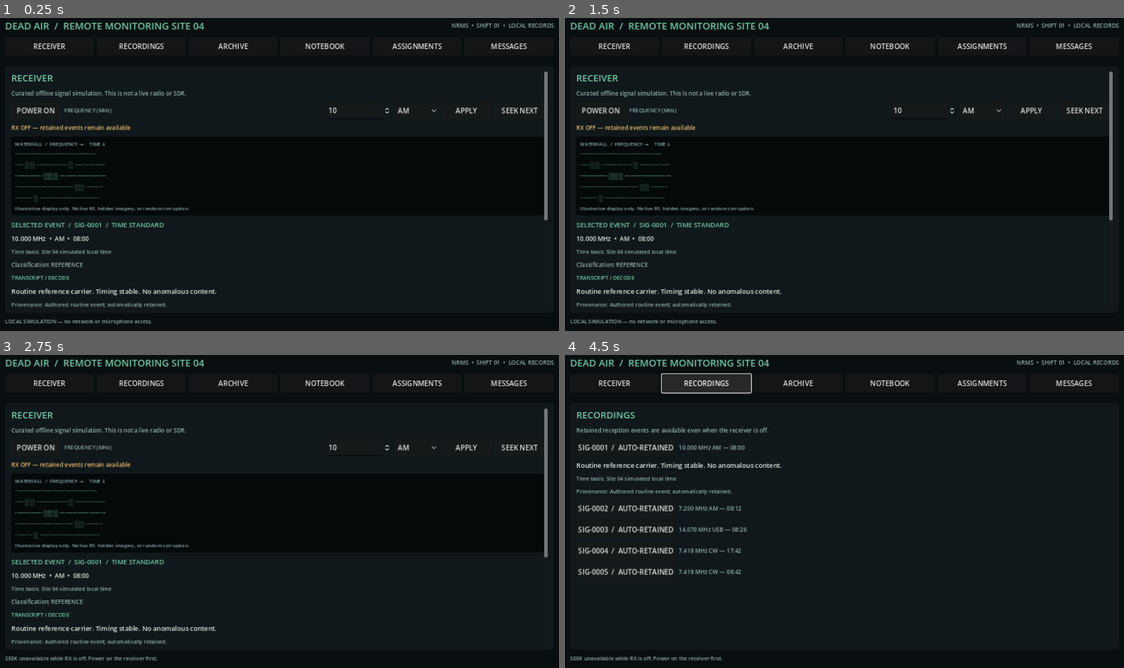
Above: before the commit, frames 1-4 (two rows, left to right).
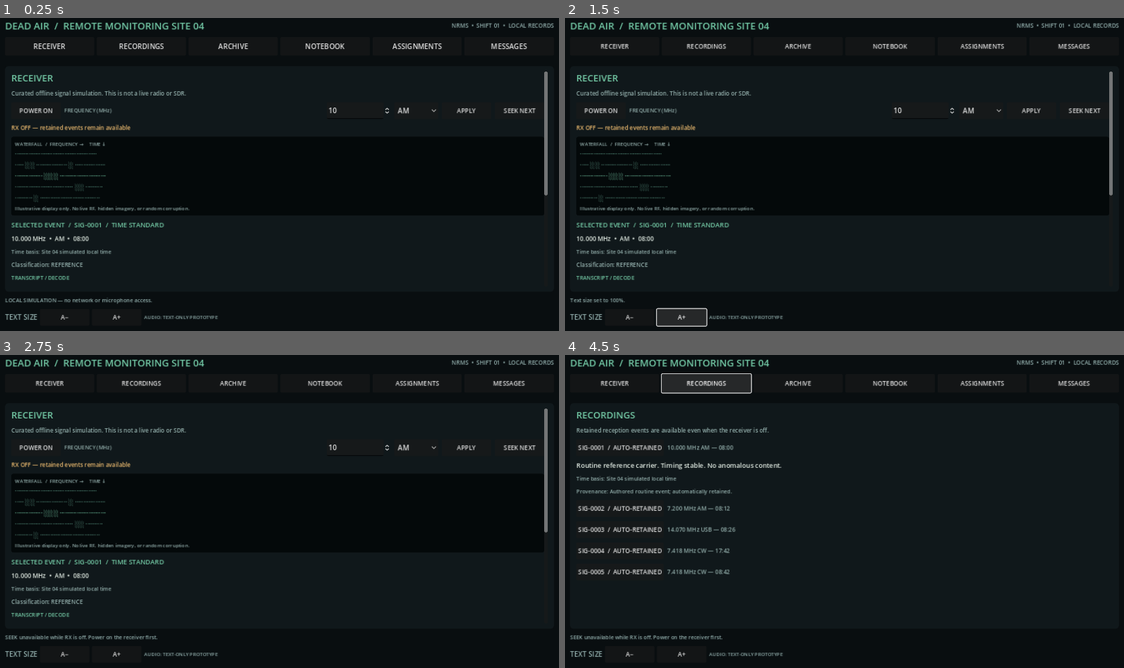
Above: after the commit, the same moments.

Repository: nuentoter/dead-air
Game: Godot game, scene res://scenes/main.tscn
Same seed, same stepped clock (60 frames per second), same inputs: the game is played once before the commit and once after it.
Inputs (mouse positions are in pixels of both pictures, inside the frame that each line leads up to):
- Up to frame 1 (0.25 s): no input
- Up to frame 2 (1.5 s): click (632, 318) at 0.5 s, where only the run after the commit has a clickable "A−"; click (682, 318) at 1.25 s, where only the run after the commit has a clickable "A+"
- Up to frame 3 (2.75 s): click "SEEK NEXT" at 2 s
- Up to frame 4 (4.5 s): click "SEEK NEXT" at 2.75 s; click "RECEIVER" at 3.5 s; click "RECORDINGS" at 4.25 s

The runs differ from the first frame. In frame 1, 1.5% of the frame differs, in the area x 0-98%, y 28-99%; in frame 2, 2.3%; in frame 3, 2.1%; in frame 4, 3.0%, in the area x 0-95%, y 8-98%.

Commit message:
Add persistent text-size accessibility controls

Diff:
--- a/scripts/main.gd
+++ b/scripts/main.gd
@@ -16,6 +16,7 @@
 var root_column: VBoxContainer
 var body: VBoxContainer
 var status_label: Label
+var text_scale_label: Label
 var selected_document_id := ""
 var selected_assignment_id := "A-001"
 var archive_query := ""
@@ -120,6 +121,17 @@
 	status_label.add_theme_font_size_override("font_size", 12)
 	status_label.autowrap_mode = TextServer.AUTOWRAP_WORD_SMART
 	root_column.add_child(status_label)
+
+	var settings_row := HBoxContainer.new()
+	settings_row.add_theme_constant_override("separation", 6)
+	root_column.add_child(settings_row)
+	text_scale_label = Label.new()
+	text_scale_label.text = "TEXT SIZE"
+	text_scale_label.add_theme_color_override("font_color", MUTED)
+	settings_row.add_child(text_scale_label)
+	_button("A−", _decrease_text_size, settings_row)
+	_button("A+", _increase_text_size, settings_row)
+	_add_text("AUDIO: TEXT-ONLY PROTOTYPE", 11, MUTED, settings_row)
 
 func _refresh() -> void:
 	if body == null:
@@ -145,6 +157,31 @@
 			_draw_receiver()
 	status_label.text = status_message
 
+func _text_scale() -> float:
+	if game == null:
+		return 1.0
+	var settings: Dictionary = game.data.get("settings", {})
+	return clampf(float(settings.get("text_scale", 1.0)), 0.85, 1.35)
+
+func _decrease_text_size() -> void:
+	_change_text_scale(-0.1)
+
+func _increase_text_size() -> void:
+	_change_text_scale(0.1)
+
+func _change_text_scale(delta: float) -> void:
+	var settings: Dictionary = game.data.get("settings", {})
+	settings["text_scale"] = clampf(_text_scale() + delta, 0.85, 1.35)
+	game.data["settings"] = settings
+	game.save_game()
+	for child in root_column.get_children():
+		if child is HBoxContainer:
+			for control in child.get_children():
+				if control is Button:
+					control.add_theme_font_size_override("font_size", int(round(14.0 * _text_scale())))
+	status_message = "Text size set to %d%%." % int(round(_text_scale() * 100.0))
+	_refresh()
+
 func _on_nav_pressed(section: String) -> void:
 	game.data["current_section"] = section
 	game.save_game()
@@ -153,7 +190,7 @@
 func _heading(title: String, subtitle: String = "") -> void:
 	var title_label := Label.new()
 	title_label.text = title
-	title_label.add_theme_font_size_override("font_size", 21)
+	title_label.add_theme_font_size_override("font_size", int(round(21.0 * _text_scale())))
 	title_label.add_theme_color_override("font_color", ACCENT)
 	body.add_child(title_label)
 	if not subtitle.is_empty():
@@ -164,7 +201,7 @@
 	label.text = value
 	label.autowrap_mode = TextServer.AUTOWRAP_WORD_SMART
 	label.size_flags_horizontal = Control.SIZE_EXPAND_FILL
-	label.add_theme_font_size_override("font_size", size)
+	label.add_theme_font_size_override("font_size", int(round(float(size) * _text_scale())))
 	label.add_theme_color_override("font_color", color)
 	if target == null:
 		body.add_child(label)
@@ -176,6 +213,7 @@
 	var button := Button.new()
 	button.text = label_text
 	button.custom_minimum_size = Vector2(112, 38)
+	button.add_theme_font_size_override("font_size", int(round(14.0 * _text_scale())))
 	button.size_flags_horizontal = Control.SIZE_SHRINK_BEGIN
 	button.pressed.connect(callback)
 	if target == null:
